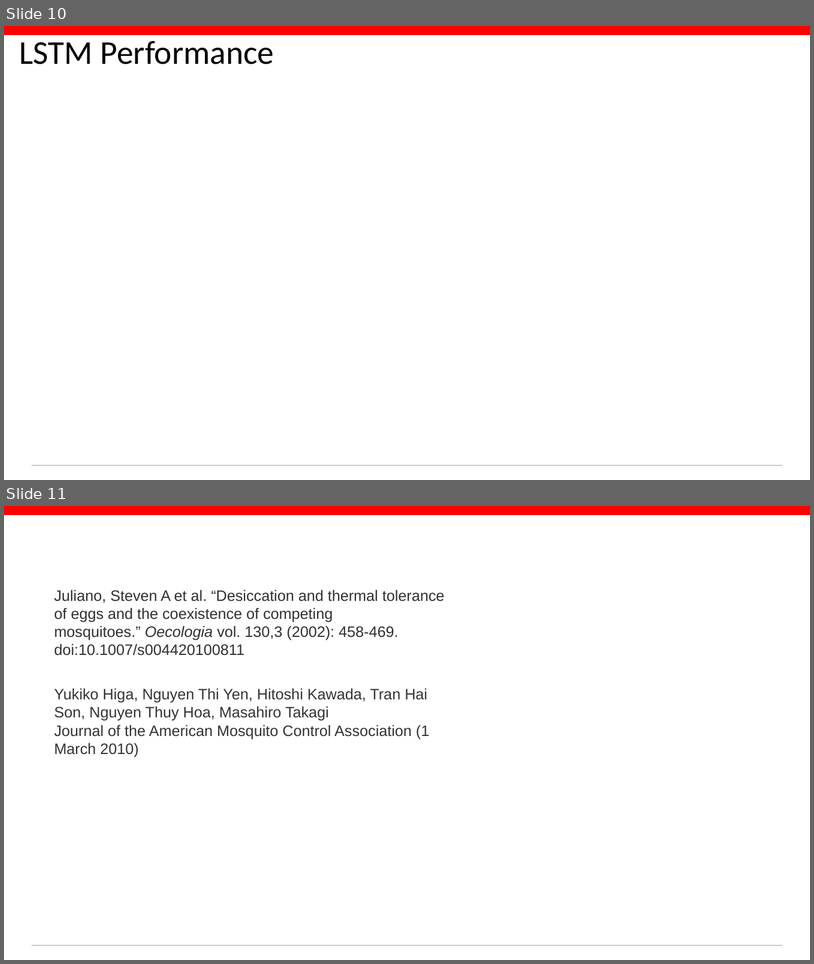
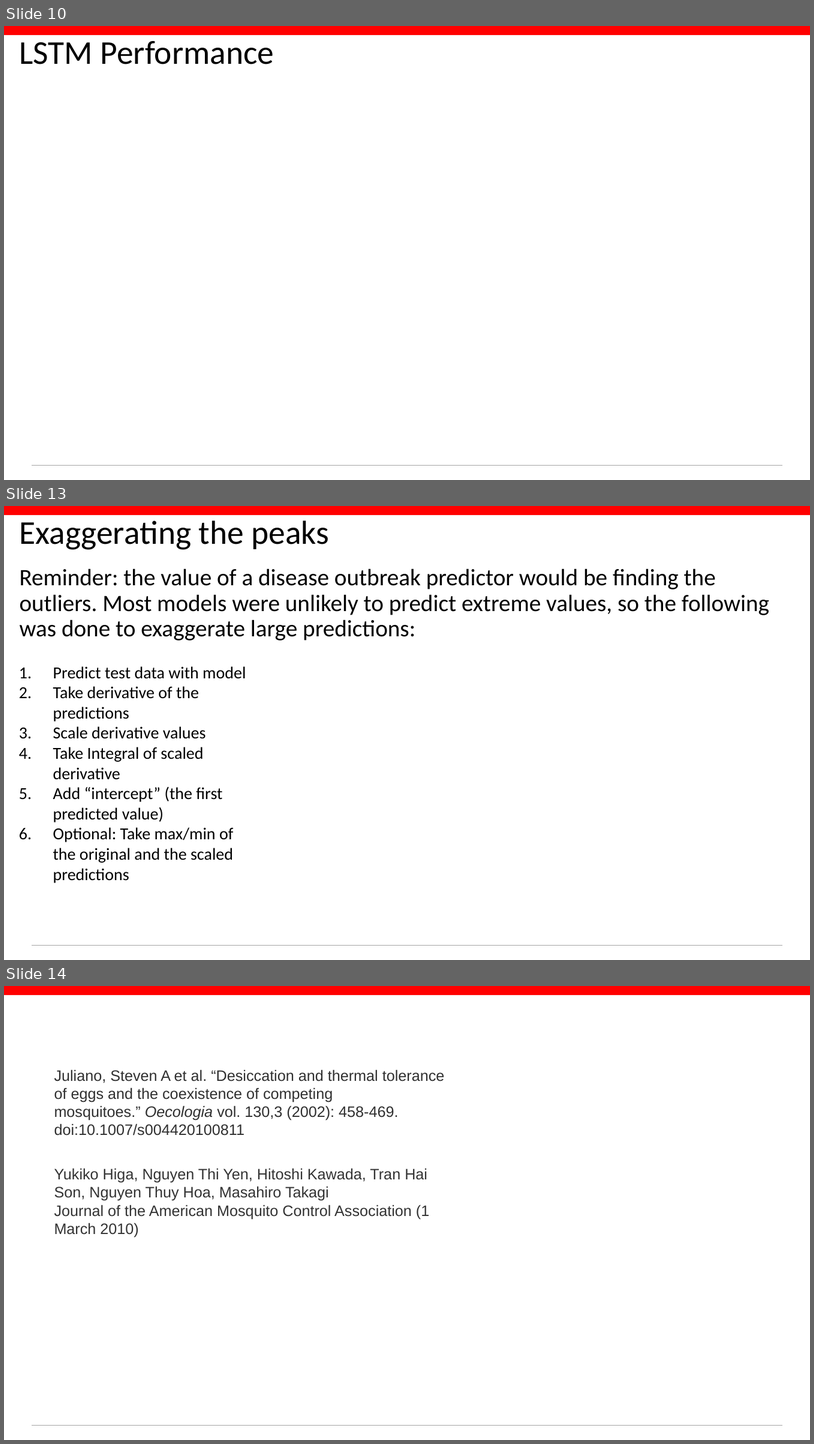
Before and after one commit to conditg/deng-ai, a slide deck: DengAI.pptx. Shown one above the other, each under a label of ours: slides 10 and 11 before the commit, slides 10, 13 and 14 after it; the slides between them are not shown. The pictures are 814x964 and 814x1444 pixels, drawn with LibreOffice and Linux fonts; fonts in the diff are those of the drawing; background and template pictures are left out. Boxes give left, top, right and bottom in pixels: in the first picture for what was removed or moved away, otherwise in the second. Text is boxed around its words. In the diff, an @@ line names an element or a change of style, - is before the commit and + after.

Commit message:
derivative slides

```diff
--- a/DengAI.pptx
+++ b/DengAI.pptx
@@ slide 13 added at (4,506,810,960), background #FFFFFF; not listed: 2 template elements that a slide beside it also shows @@
@@ title added at (20,520,329,550), 39.6 pt, text #000000 @@
+Exaggerating the peaks
@@ text added at (20,568,770,640), 28 pt, text #000000 @@
+Reminder: the value of a disease outbreak predictor would be finding the outliers. Most models were unlikely to predict extreme values, so the following was done to exaggerate large predictions:
@@ text added at (53,666,246,883), 20 pt, text #000000 @@
+1. Predict test data with model
+2. Take derivative of the predictions
+3. Scale derivative values
+4. Take Integral of scaled derivative
+5. Add “intercept” (the first predicted value)
+6. Optional: Take max/min of the original and the scaled predictions
@@ what was slide 11 is now slide 14 @@
```
Also in this commit, not shown: 1 slide changed, 2 other slides added, 2 other files.
